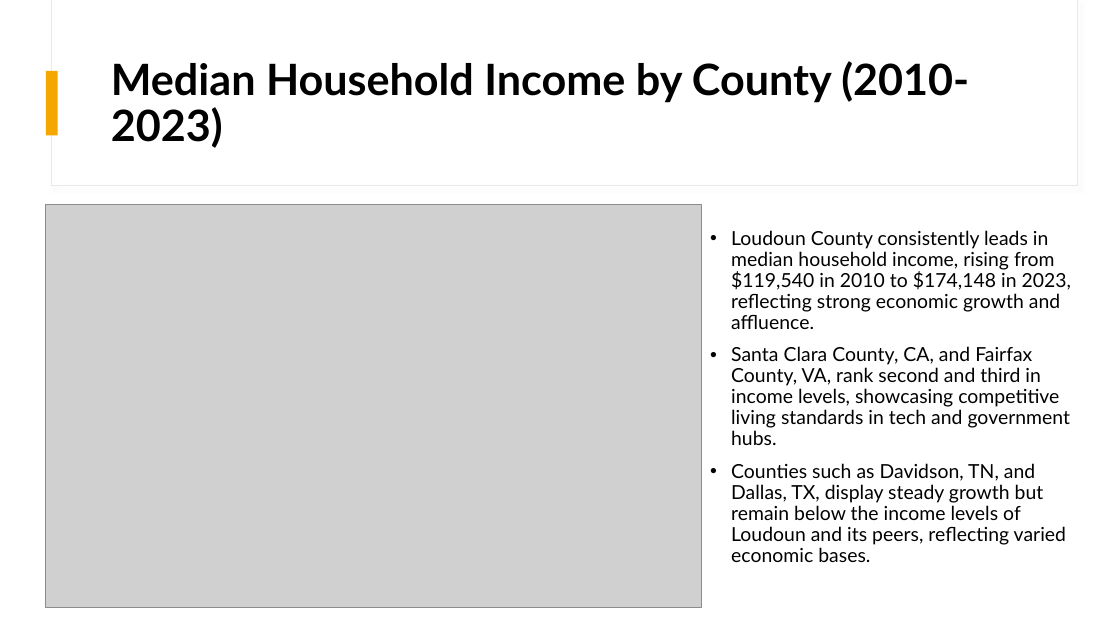
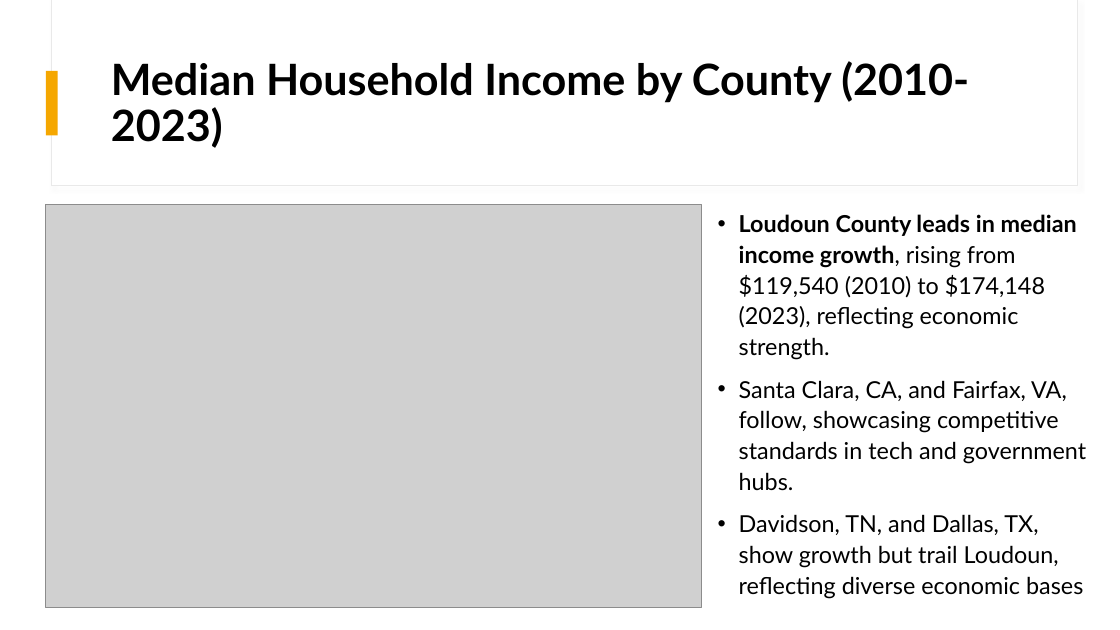
Before and after one commit to Akemp787/Loudoun_County_Growth_Study, a slide deck: slide 11 of presentation/Loudoun County Growth Study.pptx (slide 12 before the commit). Drawn at 1120x630 pixels with LibreOffice and Linux fonts; fonts in the diff are those of the drawing; grey boxes stand for pictures. Boxes give left, top, right and bottom in pixels: in the first picture for what was removed or moved away, otherwise in the second. Text is boxed around its words. In the diff, an @@ line names an element or a change of style, - is before the commit and + after.

Commit message:
Loudoun County Growth Study

```diff
--- a/presentation/Loudoun County Growth Study.pptx
+++ b/presentation/Loudoun County Growth Study.pptx
@@ text at (739, 214, 1086, 599): text changed; size 16.6 to 20 pt @@
-• Loudoun County consistently leads in median household income, rising from $119,540 in 2010 to $174,148 in 2023, reflecting strong economic growth and affluence.
-• Santa Clara County, CA, and Fairfax County, VA, rank second and third in income levels, showcasing competitive living standards in tech and government hubs.
-• Counties such as Davidson, TN, and Dallas, TX, display steady growth but remain below the income levels of Loudoun and its peers, reflecting varied economic bases.
+• Loudoun County leads in median income growth, rising from $119,540 (2010) to $174,148 (2023), reflecting economic strength.
+• Santa Clara, CA, and Fairfax, VA, follow, showcasing competitive standards in tech and government hubs.
+• Davidson, TN, and Dallas, TX, show growth but trail Loudoun, reflecting diverse economic bases
```
Also in this commit, not shown: 11 other slides changed, 6 slides added, 1 slide removed, 17 other files.
